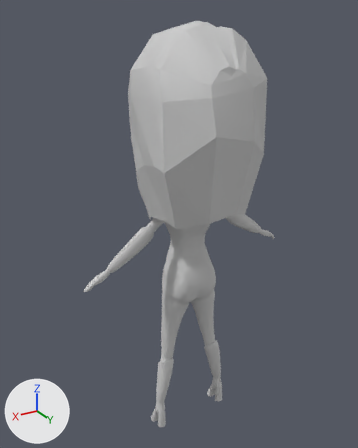
Renders of the FBX model Assets/Character_Sacrifice.FBX from each side of a commit.
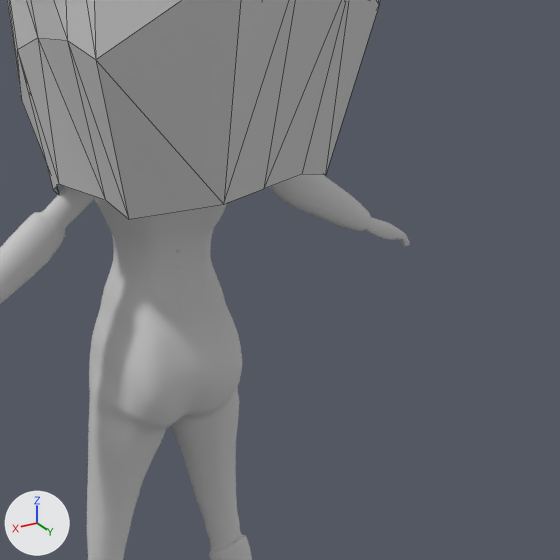
Old and new are each drawn whole from a camera (50 mm lens) standing at (1.067, 1.644, 1.908) and looking at (0.036, -0.074, 1.049) and again close up on the part from 37% to 91% of the width and 34% to 78% of the height. Every picture has the same lights, and +X, +Y and +Z are marked at lower left. The close-ups show mesh edges as thin lines. Where no turn or scale is listed for an object, it has been applied to the vertices.

Script lines for the objects in view, before the commit:
```python
me_mesh = bpy.data.meshes.new('Mesh')
me_mesh.from_pydata(...)  # 5702 vertices, 11348 faces; spans x -0.505..0.505, y -0.078..0.123, z -0.9..0.314
me_mesh.materials.append(mat_02___default)  # its picture is missing
me_mesh_002 = bpy.data.meshes.new('Mesh.002')
me_mesh_002.from_pydata(...)  # 83 vertices, 140 faces; spans x -0.384..0.146, y -0.055..0.509, z -0.645..0.172
me_mesh_002.materials.append(mat_02___default)  # its picture is missing
ob_box001 = bpy.data.objects.new('Box001', me_mesh)
ob_box001.location = (-0.005, -0.08, 0.906)
ob_plane009 = bpy.data.objects.new('Plane009', me_mesh_002)
ob_plane009.location = (0.12, -0.222, 1.704)
```
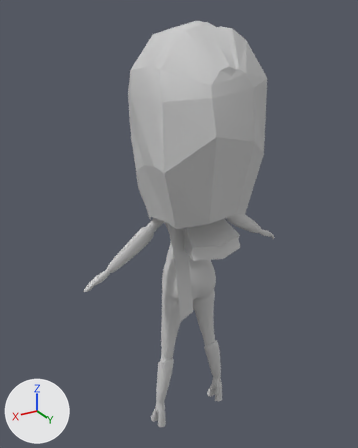
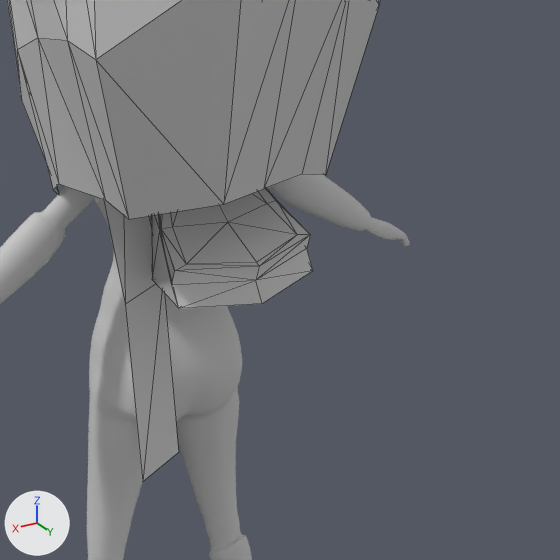
The change in detail:
Mesh me_mesh_003 is new.
It has 49 vertices, 88 faces and spans x -0.117..0.117, y -0.067..0.152, z -0.129..0.071.
It uses material mat_02___default (its picture is missing).
Mesh me_mesh_001_1 is new.
It has 22 vertices, 20 faces and spans x -0.091..0.18, y -0.03..0.24, z -0.496..0.088.
It uses material mat_02___default (its picture is missing).
Object 'Box003' (ob_box003) is new; it shows me_mesh_003.
Its location is (0.0, 0.056, 1.107).
Object 'Plane005' (ob_plane005) is new; it shows me_mesh_001_1.
Its location is (-0.026, -0.124, 1.186).

Changed parts and their boxes [x1, y1, x2, y2] in the close-ups (560 x 560 px):
'Box003', added
    after: [151, 188, 313, 308]
'Plane005', added
    after: [103, 199, 179, 482]
